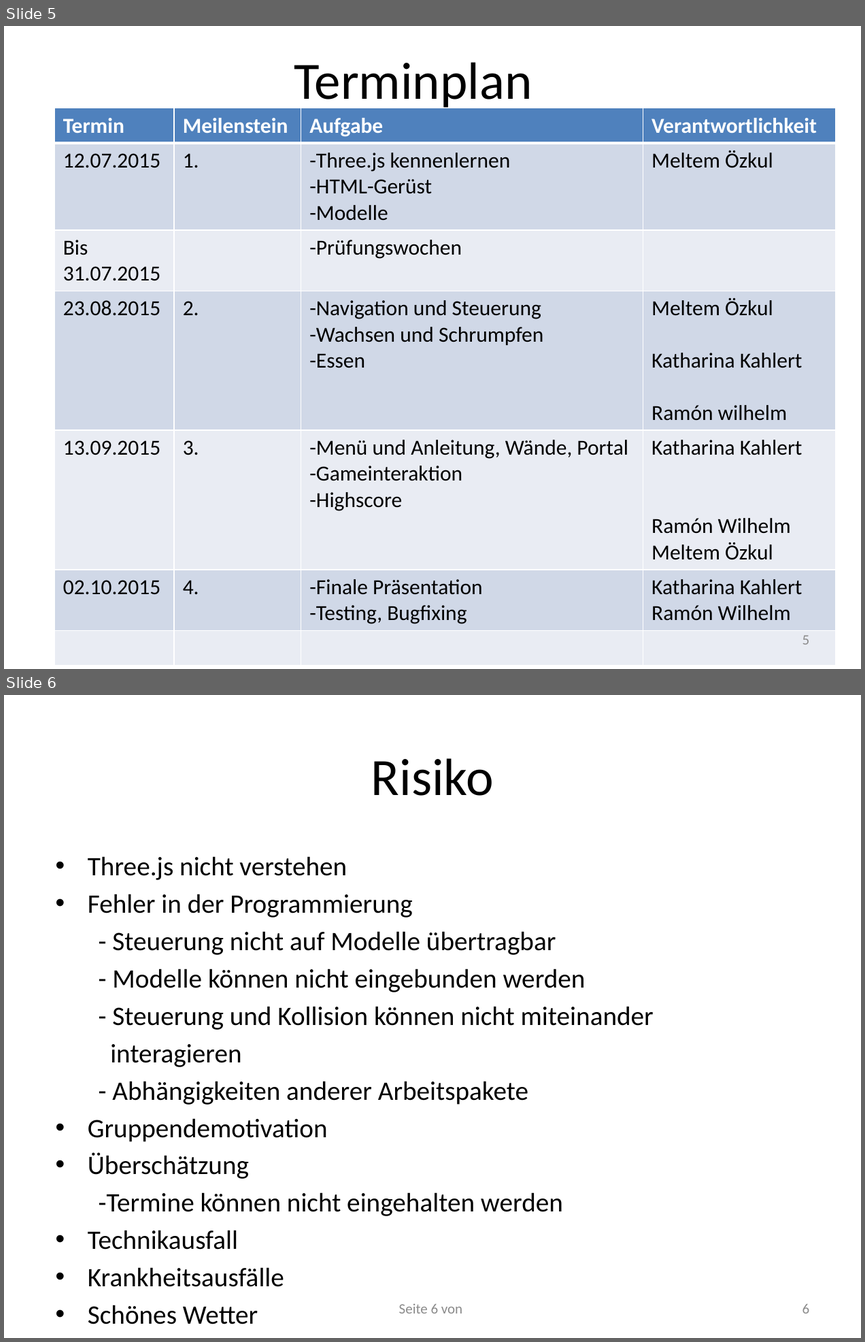
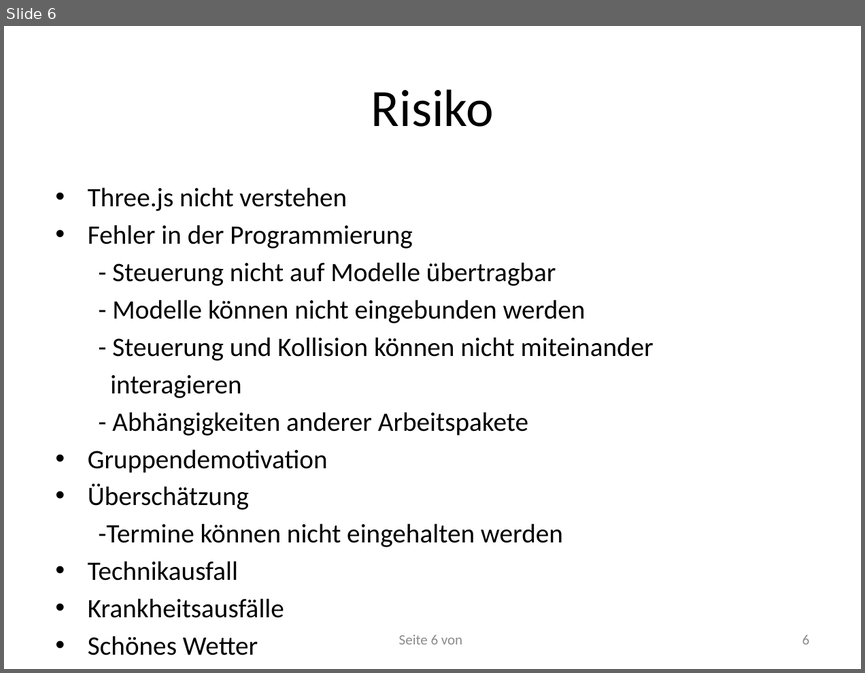
Before and after one commit to RamoramaInteractive/GDV-Projekt, a slide deck: Planungspraesentation-Mitte Juni/Planungspräsentation V. 1.pptx. Shown one above the other, each under a label of ours: slides 5 and 6 before the commit, slide 6 after it. The pictures are 865x1342 and 865x673 pixels, drawn with LibreOffice and Linux fonts; fonts in the diff are those of the drawing. Boxes give left, top, right and bottom in pixels: in the first picture for what was removed or moved away, otherwise in the second. Text is boxed around its words. In the diff, an @@ line names an element or a change of style, - is before the commit and + after.

```diff
--- a/Planungspraesentation-Mitte Juni/Planungspräsentation V. 1.pptx
+++ b/Planungspraesentation-Mitte Juni/Planungspräsentation V. 1.pptx
@@ slide 5 removed at box(4, 26, 861, 669), background #FFFFFF @@
@@ title removed at box(294, 62, 532, 112) @@
-Terminplan
@@ table removed at box(54, 108, 836, 658), 7 rows, 4 columns @@
-Termin | Meilenstein | Aufgabe | Verantwortlichkeit
-12.07.2015 | 1. | -Three.js kennenlernen / -HTML-Gerüst / -Modelle | Meltem Özkul
-Bis 31.07.2015 |  | -Prüfungswochen | 
-23.08.2015 | 2. | -Navigation und Steuerung / -Wachsen und Schrumpfen / -Essen | Meltem Özkul / Katharina Kahlert / Ramón wilhelm
-13.09.2015 | 3. | -Menü und Anleitung, Wände, Portal / -Gameinteraktion / -Highscore | Katharina Kahlert / Ramón Wilhelm / Meltem Özkul
-02.10.2015 | 4. | -Finale Präsentation / -Testing, Bugfixing | Katharina Kahlert / Ramón Wilhelm
- |  |  | 
@@ page number removed at box(802, 635, 810, 644) @@
-5
```
Also in this commit, not shown: 1 slide added.
